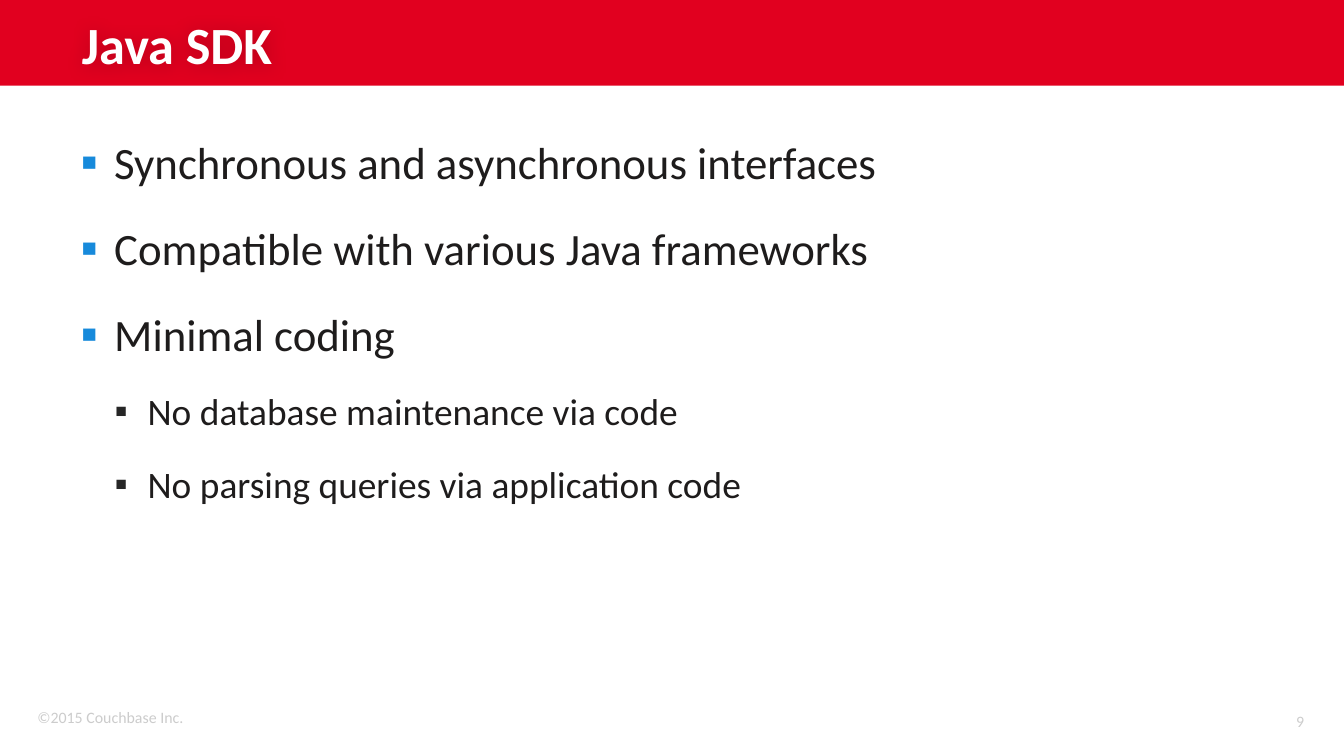
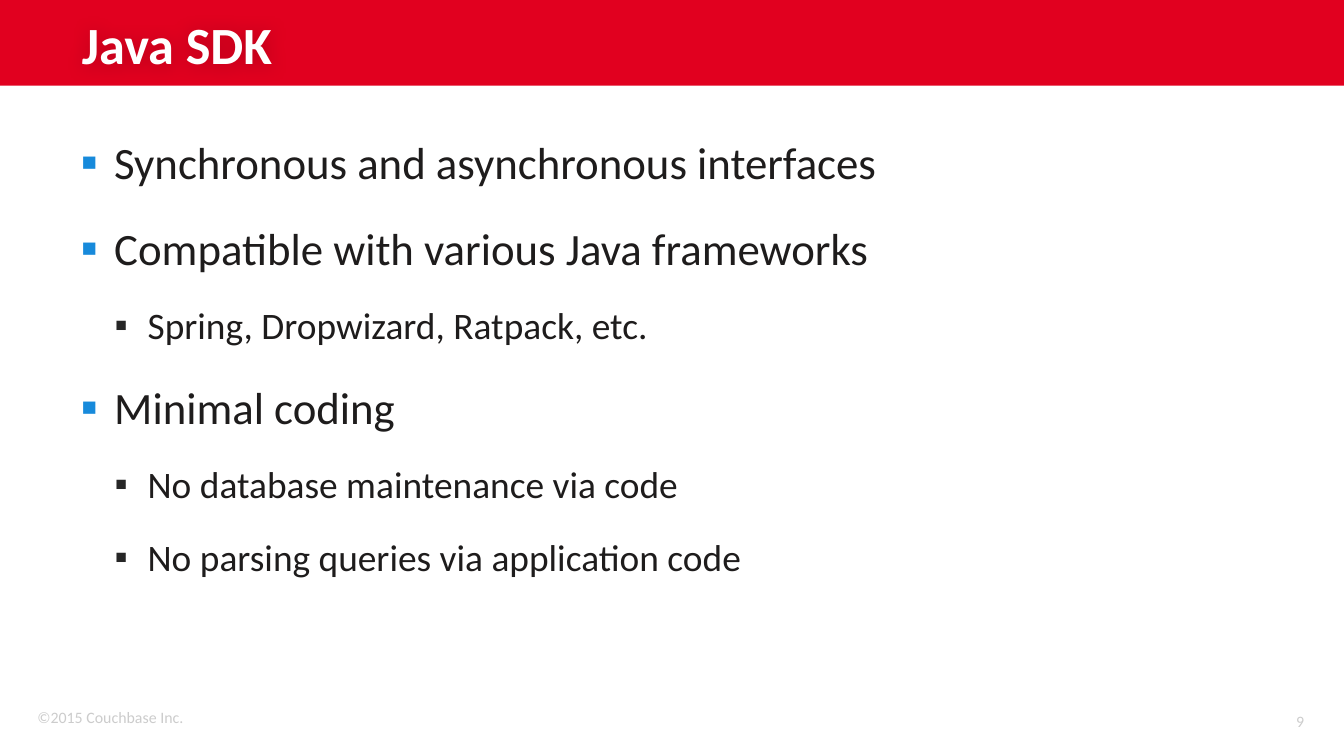
Before and after one commit to couchbaselabs/couchbase-java-workshop, a slide deck: slide 9 of Couchbase Java Workshop.pptx. Drawn at 1344x756 pixels with LibreOffice and Linux fonts; fonts in the diff are those of the drawing; background and template pictures are left out. Boxes give left, top, right and bottom in pixels: in the first picture for what was removed or moved away, otherwise in the second. Text is boxed around its words. In the diff, an @@ line names an element or a change of style, - is before the commit and + after.

```diff
--- a/Couchbase Java Workshop.pptx
+++ b/Couchbase Java Workshop.pptx
@@ text at <box>148,313,648,346</box>: paragraph added @@
+  ▪ Spring, Dropwizard, Ratpack, etc.
```
Also in this commit, not shown: 1 other slide changed, 2 slides added, 1 slide removed, 1 other file.
